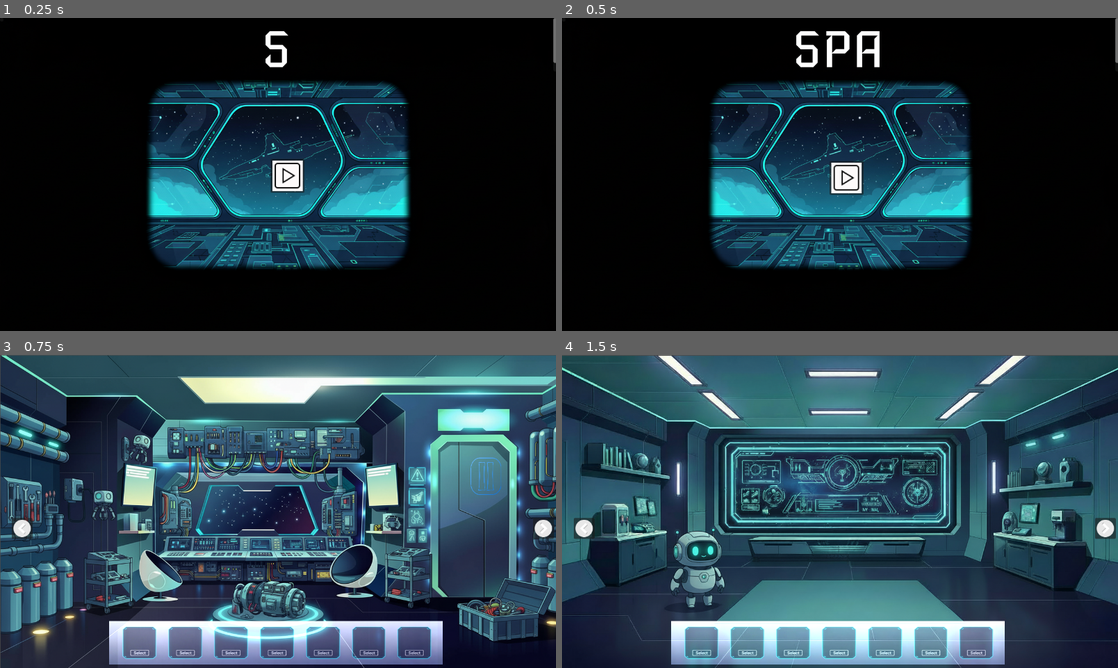
Above: before the commit, frames 1-4 (two rows, left to right).
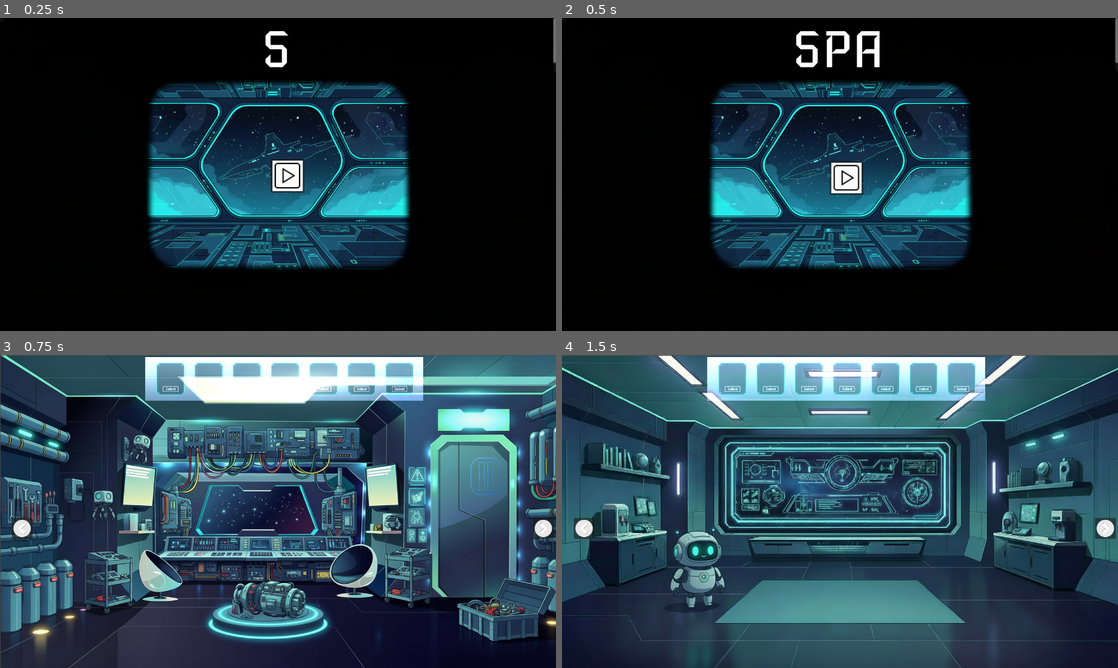
Above: after the commit, the same moments.

Repository: top-it-090304/SpaceshipMission
Game: Godot game, scene res://start_menu.tscn
Two runs of this game, one before a commit and one after it. Both use one fixed random seed, a clock stepped at 60 frames per second and the inputs below.
Inputs (mouse positions are in pixels of both pictures, inside the frame that each line leads up to):
- Up to frame 1 (0.25 s): no input
- Up to frame 2 (0.5 s): no input
- Up to frame 3 (0.75 s): click (283, 514) at 0.5 s
- Up to frame 4 (1.5 s): click (584, 527) at 1.25 s

Frames 1-2 are identical in both runs. In frame 3, 14% of the frame differs, in the area x 19-80%, y 0-99%; in frame 4, 15%.

Commit message:
new file added

Diff:
--- a/spaceship-mission/Game.tscn
+++ b/spaceship-mission/Game.tscn
@@ -420,11 +420,14 @@
 
 [node name="InventoryBackground" type="TextureRect" parent="UILayer/InventoryRoot"]
 material = SubResource("CanvasItemMaterial_d21ai")
-layout_mode = 0
-offset_left = 237.0
-offset_top = 607.0
-offset_right = 1005.0
-offset_bottom = 707.0
+layout_mode = 1
+anchors_preset = 5
+anchor_left = 0.5
+anchor_right = 0.5
+offset_left = -320.0
+offset_right = 320.0
+offset_bottom = 100.0
+grow_horizontal = 2
 texture = ExtResource("21_hmewc")
 
 [node name="Slots" type="HBoxContainer" parent="UILayer/InventoryRoot"]
--- a/spaceship-mission/node_2d.gd
+++ b/spaceship-mission/node_2d.gd
@@ -5,6 +5,7 @@
 func _ready() -> void:
 	current_room = $FirstRoom
 	_show_only(current_room)
+	_update_slots()
 
 	if GlobalState.return_to_second_room:
 		go_to_second_room()
@@ -58,3 +59,41 @@
 
 func _on_fourth_room_right_arrow_pressed() -> void:
 	go_to_first_room()
+
+
+@onready var slots_container: HBoxContainer = $UILayer/InventoryRoot/Slots
+
+var items: Array = []          # здесь храним предметы
+var max_slots: int = 7         # столько слотов ты нарисовала
+var selected_index: int = -1   # какой слот выбран (-1 = ничего)
+func _update_slots() -> void:
+	# проходим по дочкам HBoxContainer — слоты
+	for i in range(slots_container.get_child_count()):
+		var slot = slots_container.get_child(i)
+
+		if not (slot is TextureButton):
+			continue
+
+		# если для этого слота есть предмет
+		if i < items.size():
+			var item = items[i]
+			slot.texture_normal = item.icon      # иконка предмета
+			slot.disabled = false
+		else:
+			slot.texture_normal = null
+			slot.disabled = true
+
+		# простая подсветка выбранного слота (можно заменить скином)
+		if i == selected_index:
+			slot.modulate = Color(0.6, 1.0, 1.0)  # бирюзовый оттенок
+		else:
+			slot.modulate = Color(1, 1, 1)
+
+
+func add_item(item) -> void:
+	if items.size() >= max_slots:
+		print("Инвентарь полон")
+		return
+
+	items.append(item)
+	_update_slots()
